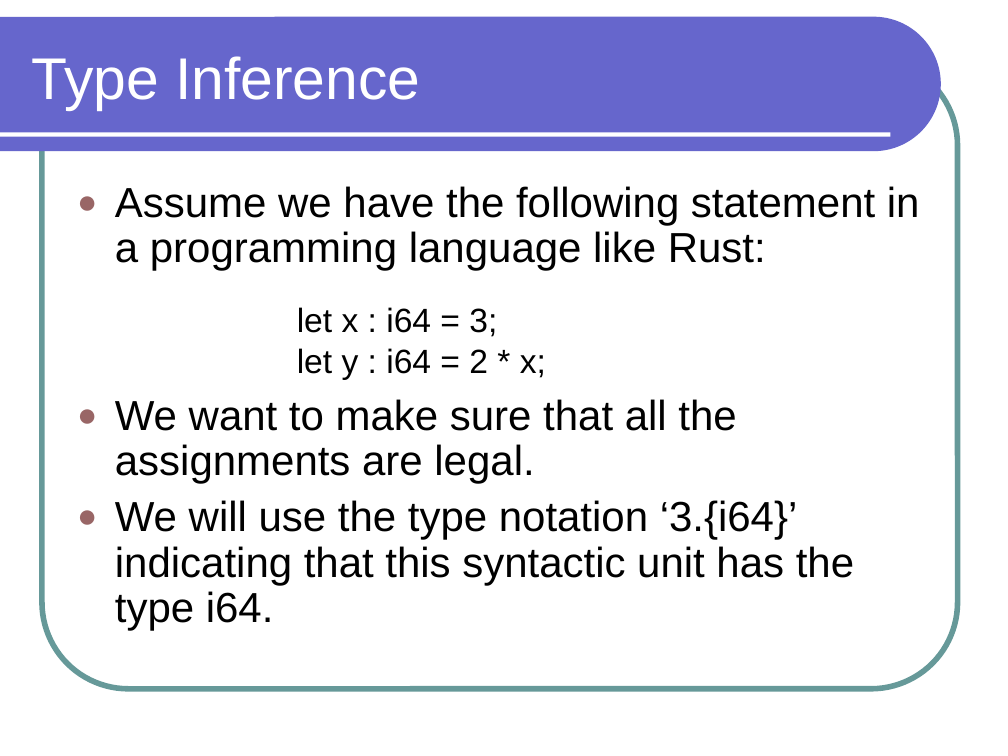
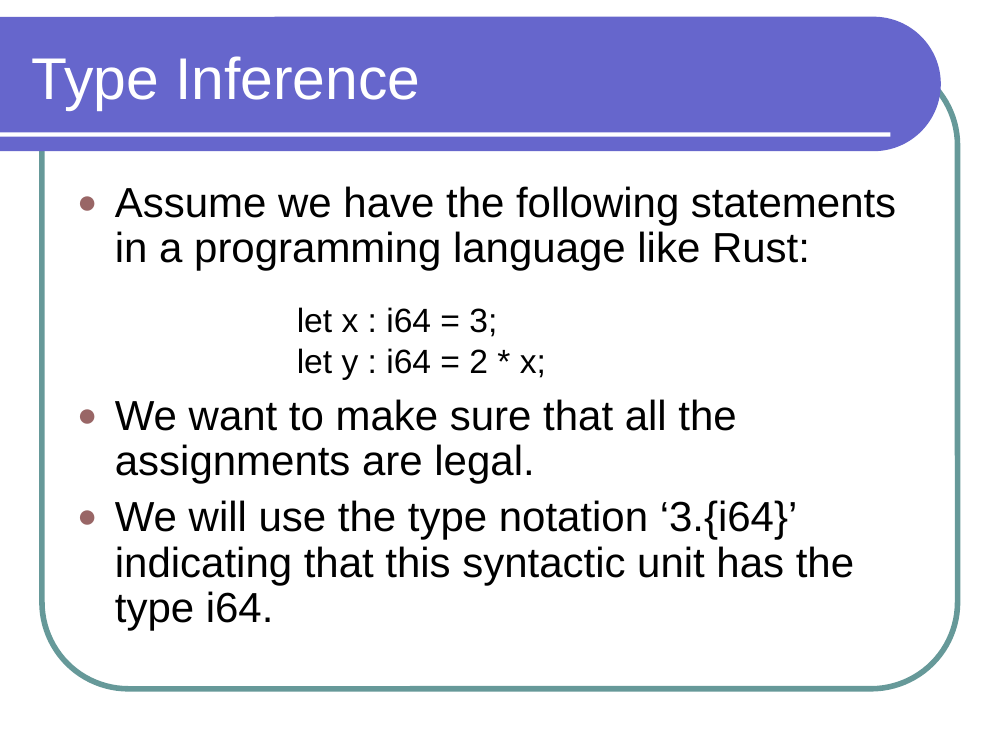
Before and after one commit to lutzhamel/CSC301, a slide deck: slide 16 of notes/csc301-ln003.ppt. Drawn at 1008x756 pixels with LibreOffice and Linux fonts; fonts in the diff are those of the drawing. Boxes give left, top, right and bottom in pixels: in the first picture for what was removed or moved away, otherwise in the second. Text is boxed around its words. In the diff, an @@ line names an element or a change of style, - is before the commit and + after.

```diff
--- a/notes/csc301-ln003.ppt
+++ b/notes/csc301-ln003.ppt
@@ text at <box>115,186,896,271</box>: text changed @@
-● Assume we have the following statement in a programming language like Rust:
+● Assume we have the following statements in a programming language like Rust:
```
Also in this commit, not shown: 2 other slides changed, 1 slide added, 3 other files.
